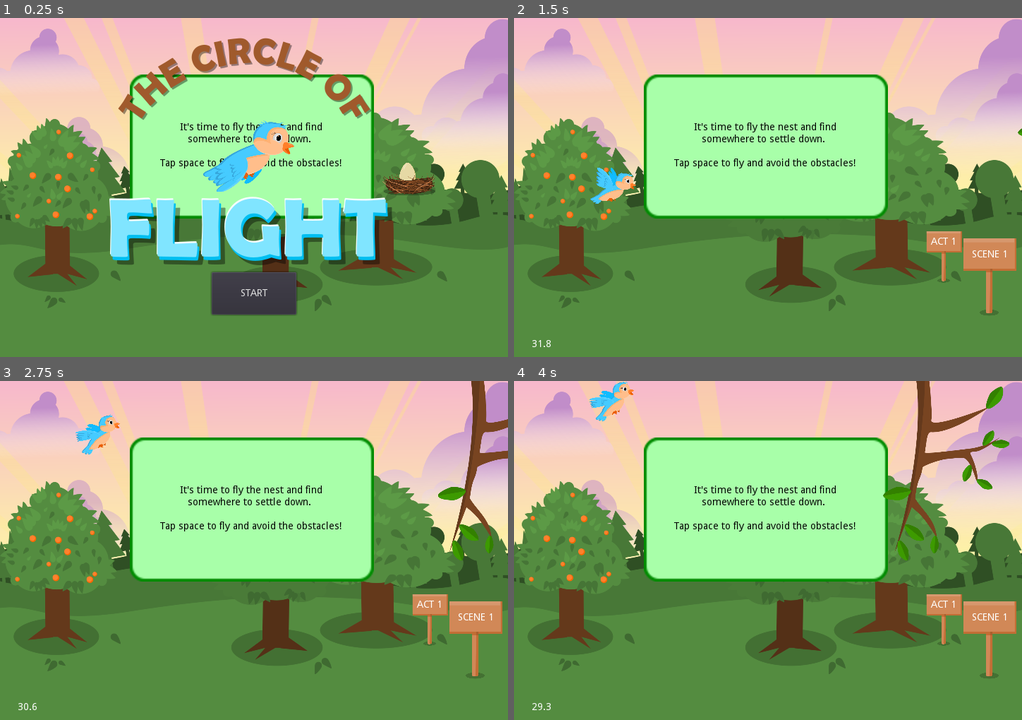
Above: before the commit, frames 1-4 (two rows, left to right).
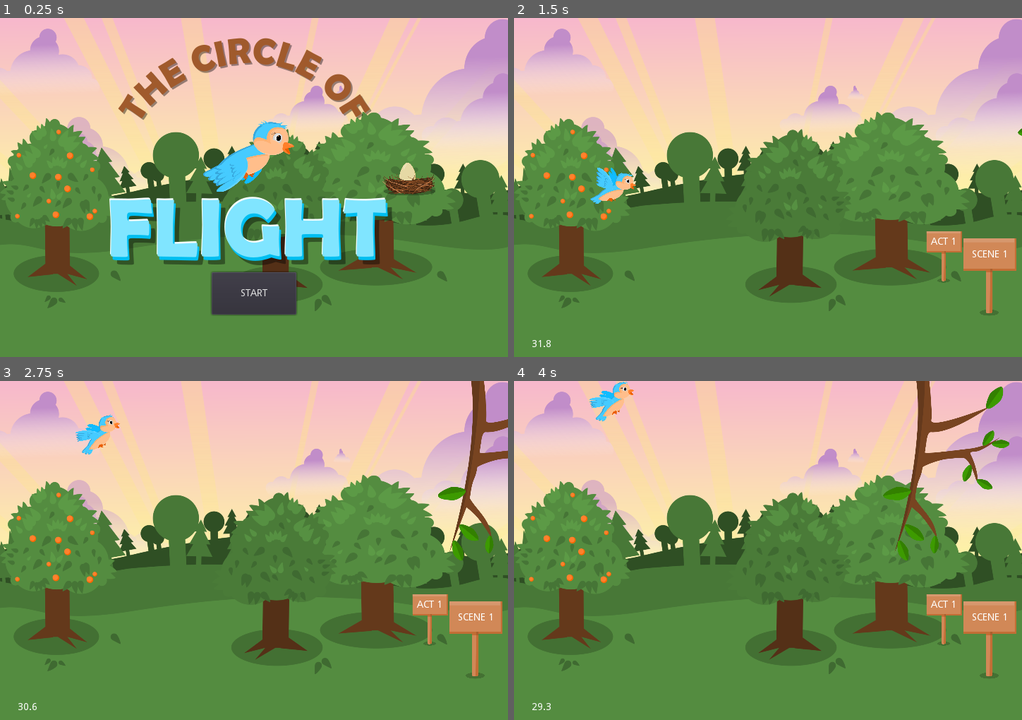
Above: after the commit, the same moments.

Repository: benfernandes/gamejam-august-2020
Game: Godot game, scene res://Main.tscn
Same seed, same stepped clock (60 frames per second), same inputs: the game is played once before the commit and once after it.
Inputs (mouse positions are in pixels of both pictures, inside the frame that each line leads up to):
- Up to frame 1 (0.25 s): no input
- Up to frame 2 (1.5 s): click "START" at 0.5 s; click "PLAY" at 1.25 s
- Up to frame 3 (2.75 s): tap Space (flap) at 2, 2.27, 2.57 s; move the mouse to (365, 533) at 2.02 s; hold Right (ui_right) from 2.03 s (still down); click (365, 533) at 2.17 s
- Up to frame 4 (4 s): tap Space (flap) at 2.75, 3.02, 3.32, 3.5 s; move the mouse to (666, 567) at 2.77 s; release Right (ui_right) at 2.78 s; hold Left (ui_left) 2.78-3.53 s; click (666, 567) at 2.92 s; move the mouse to (818, 475) at 3.52 s; hold Right (ui_right) from 3.53 s (still down); click (818, 475) at 3.67 s

The runs differ from the first frame. In frame 1, 16% of the frame differs, in the area x 25-74%, y 16-60%; in frame 2, 20%; in frame 3, 20%; in frame 4, 20%.

Commit message:
Merge fixes

Diff:
--- a/Main.tscn
+++ b/Main.tscn
@@ -62,70 +62,6 @@
 "_editor_description_": ""
 }
 
-[node name="EggYeeterTextBox" type="TextureRect" parent="."]
-margin_left = 184.0
-margin_top = 80.0
-margin_right = 357.0
-margin_bottom = 182.0
-rect_scale = Vector2( 2, 2 )
-mouse_filter = 2
-texture = ExtResource( 4 )
-__meta__ = {
-"_edit_group_": true,
-"_edit_use_anchors_": false,
-"_editor_description_": ""
-}
-
-[node name="EggYeeterText" type="Label" parent="EggYeeterTextBox"]
-margin_left = 16.0
-margin_right = 296.0
-margin_bottom = 202.0
-rect_scale = Vector2( 0.5, 0.5 )
-custom_colors/font_color = Color( 0, 0, 0, 1 )
-text = "What a lovely nest! Well done. Now time to lay some eggs!
-
-Hold space to lay an egg and use the left and right buttons to aim. Release the spacebar to  shoot the egg out.
-
-Get as many eggs as you can into the backet!"
-align = 1
-valign = 1
-autowrap = true
-__meta__ = {
-"_edit_use_anchors_": false,
-"_editor_description_": ""
-}
-
-[node name="FlappyBirdTextBox" type="TextureRect" parent="."]
-margin_left = 184.0
-margin_top = 80.0
-margin_right = 357.0
-margin_bottom = 182.0
-rect_scale = Vector2( 2, 2 )
-mouse_filter = 2
-texture = ExtResource( 4 )
-__meta__ = {
-"_edit_group_": true,
-"_edit_use_anchors_": false,
-"_editor_description_": ""
-}
-
-[node name="FlappyBirdText" type="Label" parent="FlappyBirdTextBox"]
-margin_left = 16.0
-margin_right = 296.0
-margin_bottom = 202.0
-rect_scale = Vector2( 0.5, 0.5 )
-custom_colors/font_color = Color( 0, 0, 0, 1 )
-text = "It's time to fly the nest and find somewhere to settle down.
-
-Tap space to fly and avoid the obstacles!"
-align = 1
-valign = 1
-autowrap = true
-__meta__ = {
-"_edit_use_anchors_": false,
-"_editor_description_": ""
-}
-
 [node name="Signposts" type="Node2D" parent="."]
 
 [node name="Sprite" type="Sprite" parent="Signposts"]
--- a/yeeter/yeeter.tscn
+++ b/yeeter/yeeter.tscn
@@ -51,6 +51,6 @@
 
 [node name="LoseSound" type="AudioStreamPlayer" parent="."]
 stream = ExtResource( 7 )
+[connection signal="none_remaining" from="remaining" to="bird_cannon" method="_on_remaining_none_remaining"]
+[connection signal="none_remaining" from="remaining" to="." method="_on_remaining_none_remaining"]
 [connection signal="none_remaining" from="remaining" to="power_bar" method="_on_remaining_none_remaining"]
-[connection signal="none_remaining" from="remaining" to="." method="_on_remaining_none_remaining"]
-[connection signal="none_remaining" from="remaining" to="bird_cannon" method="_on_remaining_none_remaining"]
